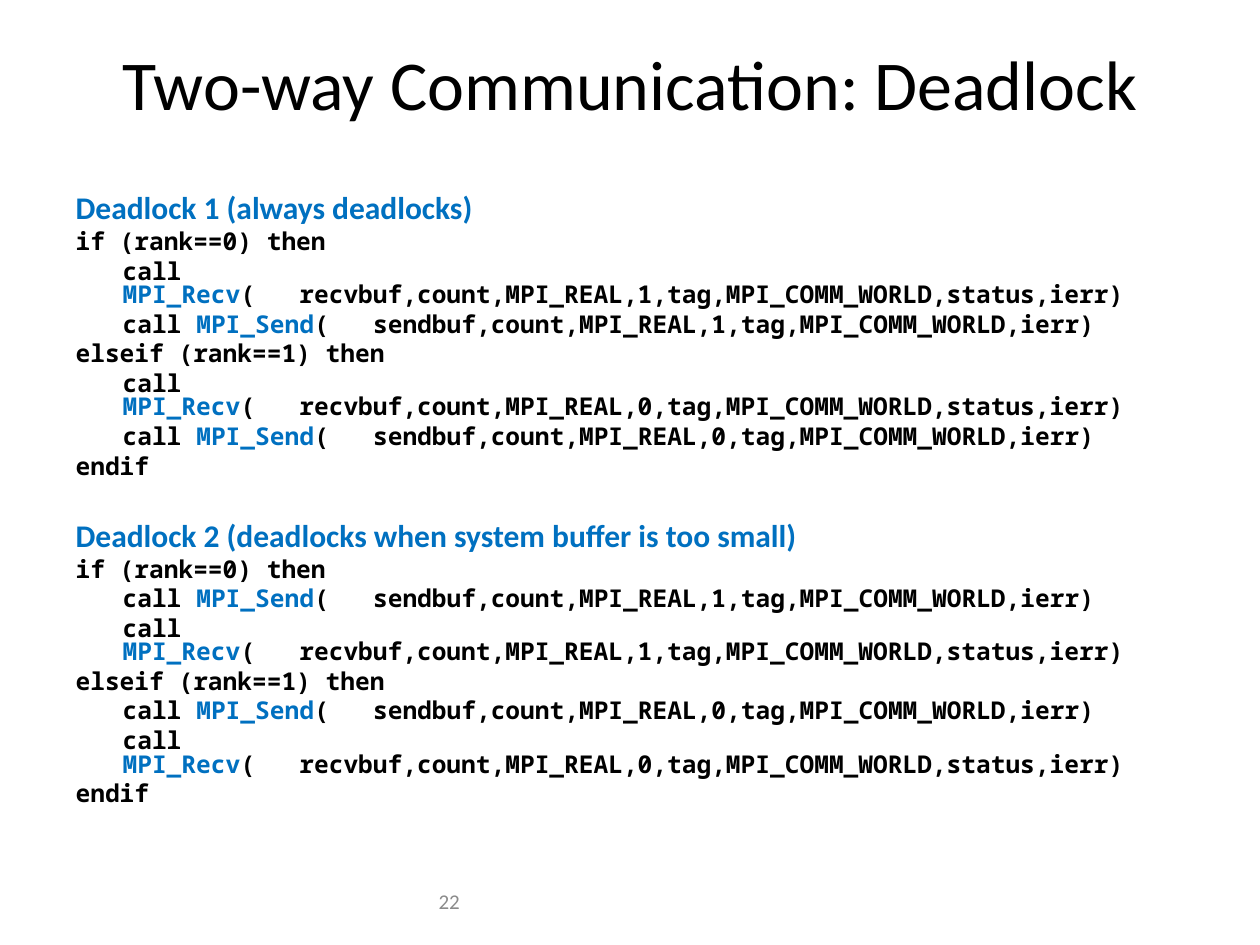
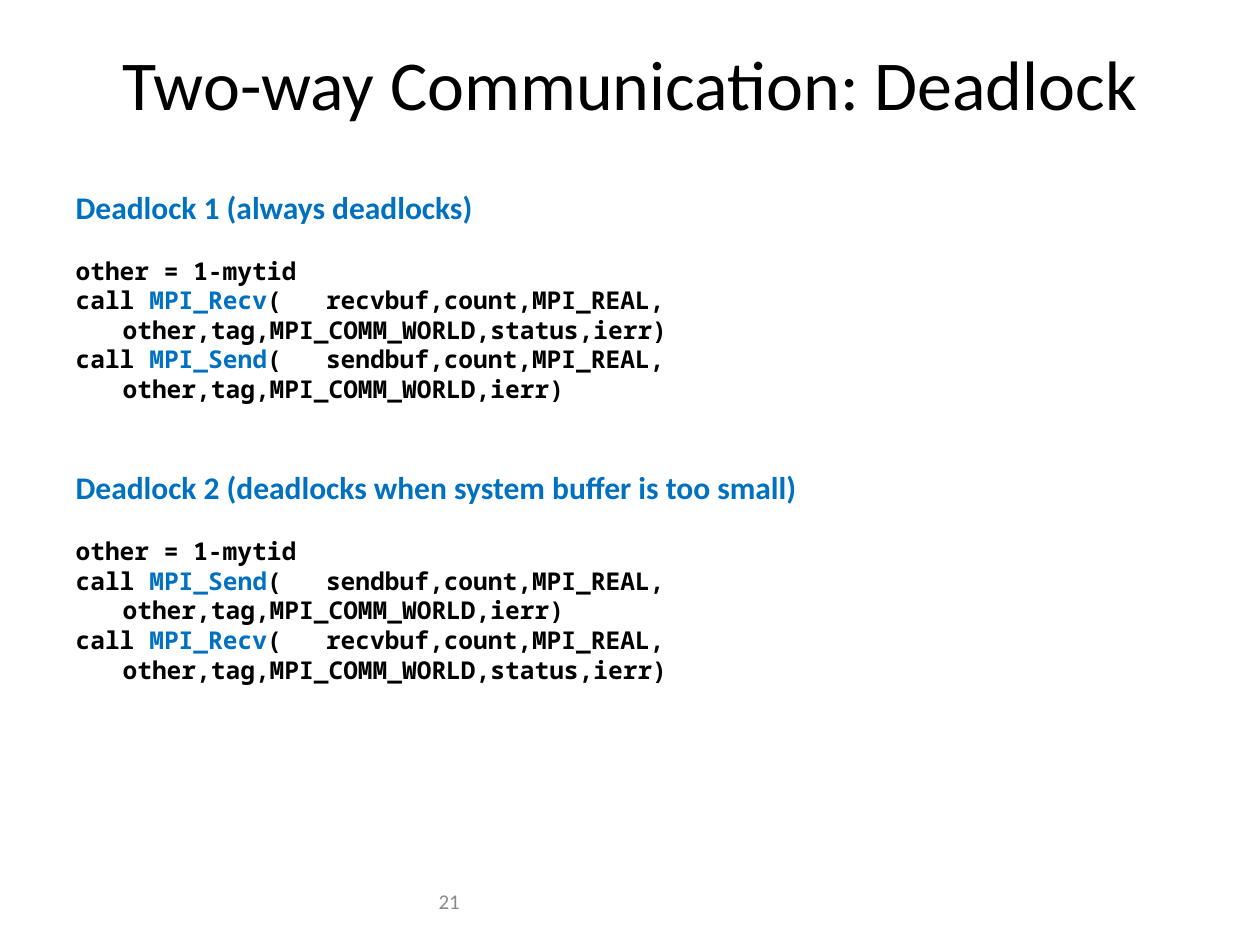
Before and after one commit to allenyllee/Parallel-Computing-Book, a slide deck: slide 21 of slides/MPI/MPI-point2point.pptx (slide 22 before the commit). Drawn at 1260x945 pixels with LibreOffice and Linux fonts; fonts in the diff are those of the drawing; background and template pictures are left out. Boxes give left, top, right and bottom in pixels: in the first picture for what was removed or moved away, otherwise in the second. Text is boxed around its words. In the diff, an @@ line names an element or a change of style, - is before the commit and + after.

```diff
--- a/slides/MPI/MPI-point2point.pptx
+++ b/slides/MPI/MPI-point2point.pptx
@@ text at [76, 261, 667, 404]: text changed @@
-if (rank==0) then
-call MPI_Recv( recvbuf,count,MPI_REAL,1,tag,MPI_COMM_WORLD,status,ierr)
-call MPI_Send( sendbuf,count,MPI_REAL,1,tag,MPI_COMM_WORLD,ierr)
-elseif (rank==1) then
-call MPI_Recv( recvbuf,count,MPI_REAL,0,tag,MPI_COMM_WORLD,status,ierr)
-call MPI_Send( sendbuf,count,MPI_REAL,0,tag,MPI_COMM_WORLD,ierr)
-endif
+other = 1-mytid
+call MPI_Recv( recvbuf,count,MPI_REAL,
+other,tag,MPI_COMM_WORLD,status,ierr)
+call MPI_Send( sendbuf,count,MPI_REAL,
+other,tag,MPI_COMM_WORLD,ierr)
@@ text at [76, 541, 667, 685]: text changed @@
-if (rank==0) then
-call MPI_Send( sendbuf,count,MPI_REAL,1,tag,MPI_COMM_WORLD,ierr)
-call MPI_Recv( recvbuf,count,MPI_REAL,1,tag,MPI_COMM_WORLD,status,ierr)
-elseif (rank==1) then
-call MPI_Send( sendbuf,count,MPI_REAL,0,tag,MPI_COMM_WORLD,ierr)
-call MPI_Recv( recvbuf,count,MPI_REAL,0,tag,MPI_COMM_WORLD,status,ierr)
-endif
+other = 1-mytid
+call MPI_Send( sendbuf,count,MPI_REAL,
+other,tag,MPI_COMM_WORLD,ierr)
+call MPI_Recv( recvbuf,count,MPI_REAL,
+other,tag,MPI_COMM_WORLD,status,ierr)
@@ page number at [439, 895, 460, 909]: text changed @@
-22
+21
```
Also in this commit, not shown: 2 other slides changed, 1 slide removed, 3 other files.
